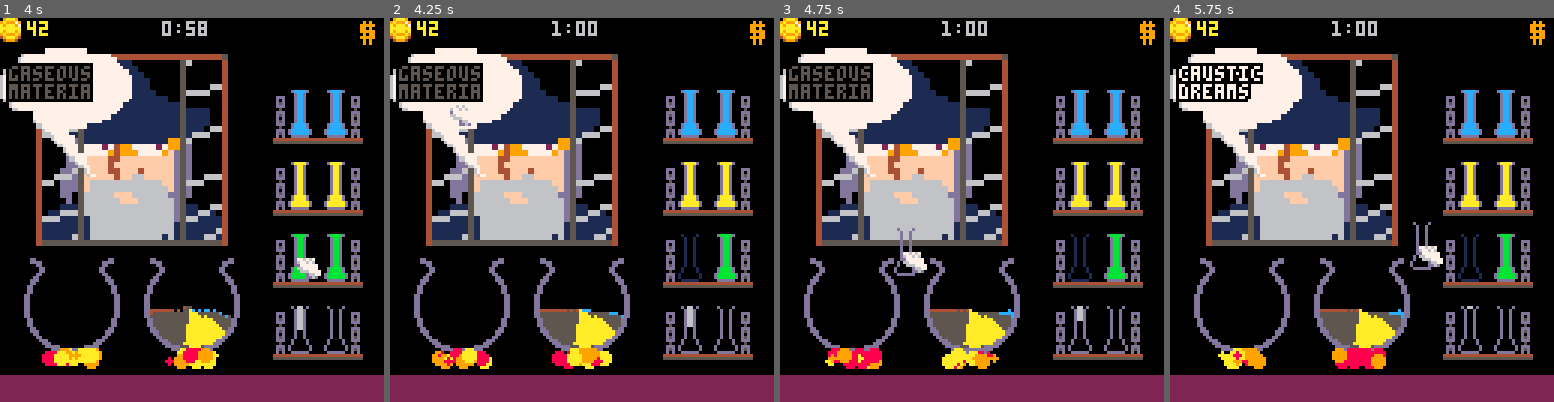
Above: before the commit, frames 1-4 (left to right).
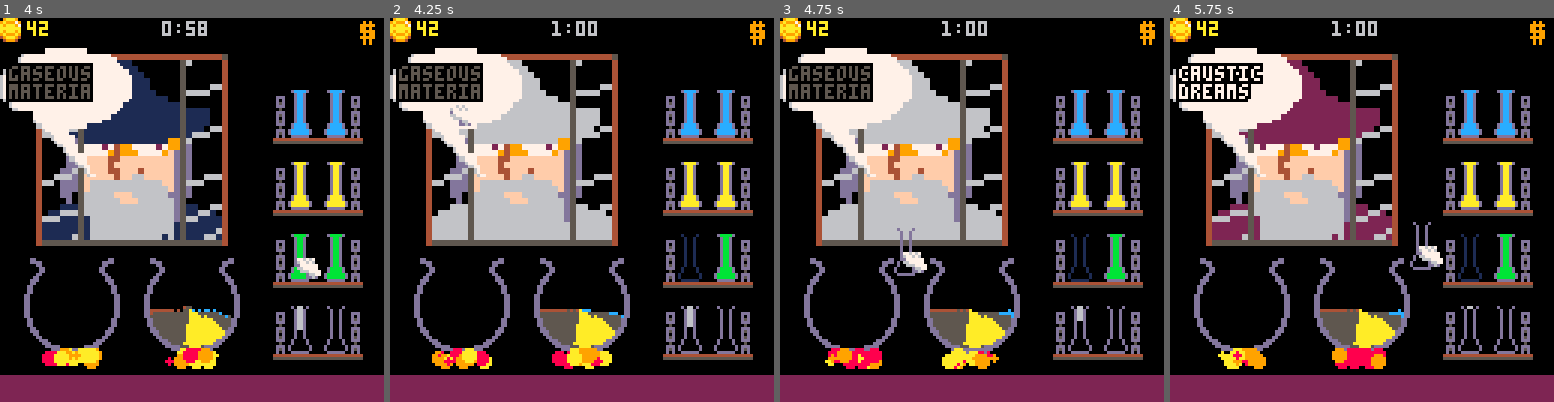
Above: after the commit, the same moments.

Repository: andbalch/cs4730_team_game
Game: PICO-8 cartridge potion.p8
Two runs of this game, one before a commit and one after it. Both use one fixed random seed, a clock stepped at 60 frames per second and the inputs below.
Inputs (mouse positions are in pixels of both pictures, inside the frame that each line leads up to):
- Up to frame 1 (4 s): tap X (X key) at 0.33, 1.07, 1.85, 2.97 s; click (280, 121) at 0.67 s; click (46, 267) at 1.22 s; click (107, 114) at 1.77 s; click (172, 259) at 2.32 s; click (234, 106) at 2.87 s; click (295, 256) at 3.42 s; click (61, 102) at 3.97 s
- Up to frame 2 (4.25 s): tap X (X key) at 4.08 s
- Up to frame 3 (4.75 s): click (902, 248) at 4.52 s
- Up to frame 4 (5.75 s): click (1354, 94) at 5.07 s; tap X (X key) at 5.2 s; click (1419, 244) at 5.62 s

Frame 1 is identical in both runs. In frame 2, 4.6% of the frame differs, in the area x 10-58%, y 10-58%; in frame 3, 4.6%; in frame 4, 4.6%.

Commit message:
randomized robe colors

Diff:
--- a/brew.lua
+++ b/brew.lua
@@ -53,6 +53,12 @@
 	-- spr(ws,48,48,4,4)
 
 	-- Big wizard!
+
+	-- swap palette to draw different wizards with different color robes.
+	-- color on sprite sheet is 1.
+	pal(1, cust.robe_col)
+
+
 	local ws_eyes = (flr(t()*2)%2)
 
 	sspr(56, 0, 32, 32, cust.x, cust.y, cust.w, cust.h)
@@ -60,6 +66,9 @@
 	if ws_eyes == 0 then
 		sspr(11*8, 0, 16, 8, cust.x + 16, cust.y + 16, 32, 16)
 	end
+
+	-- return palette to normal after drawing wizard.
+	pal()
 
 	-- He's in a window!
 	sspr(64, 64, 32, 32, cust.x, cust.y, cust.w, cust.h)
@@ -192,6 +201,9 @@
 	-- Transition to next order
 	order_i = new_order()
 
+	-- switch to new robe color for new customer.
+	cust.robe_col = flr(rnd(14) + 1)
+
 	-- Set timer
 	-- TODO: variable time limits?
 	pot_timer = t()
--- a/game.lua
+++ b/game.lua
@@ -17,7 +17,8 @@
 	x=12,
 	y=12,
 	w=64,
-	h=64
+	h=64,
+	robe_col = 1
 }
 
 potions = {
